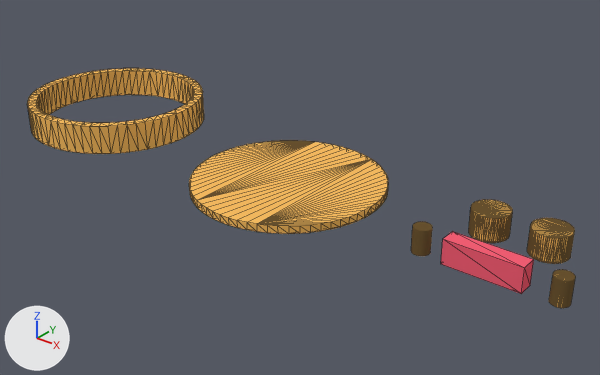
One commit to the Blender file 4. Joining Objects.blend: the scene before it, then after it.
Both versions are drawn from a camera (50 mm lens) standing at (121.1, -146.8, 91.7) and looking at (1.7, 2.5, -0.9). The lights are fixed; the arrows at lower left show +X, +Y and +Z. The picture after the commit comes second. Mesh edges are drawn as thin lines.

The first picture shows 'obj_0', 'obj_0.001', 'obj_0.002', 'obj_0.003', 'obj_0.004', 'obj_0.005', 'obj_0.006'.
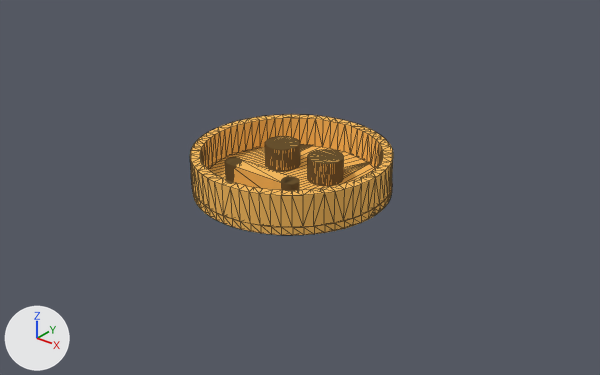
Changed parts and their boxes (x1, y1, x2, y2) in the pictures (600 x 375 px):
'obj_0.003', reshaped, moved (117% wider, 94% taller): before (441, 232, 534, 294); after (190, 114, 393, 235)
'obj_0.004', deleted (orange): before (189, 141, 388, 234)
'obj_0', deleted (orange): before (27, 68, 204, 154)
'obj_0.001', deleted (orange): before (527, 218, 574, 264)
'obj_0.005', deleted (orange): before (469, 200, 512, 243)
'obj_0.002', deleted (orange): before (549, 270, 575, 308)
'obj_0.006', deleted (orange): before (411, 222, 432, 256)
part 1 of me_obj_0_003, added: after (282, 177, 299, 190)
part 2 of me_obj_0_003, added: after (225, 158, 241, 180)
part 3 of me_obj_0_003, added (orange): after (308, 150, 343, 186)
part 4 of me_obj_0_003, added (orange): after (193, 145, 392, 235)
part 5 of me_obj_0_003, added (orange): after (265, 136, 300, 171)
part 6 of me_obj_0_003, added (orange): after (190, 114, 393, 227)
part 7 of me_obj_0_003, recoloured: before (441, 232, 534, 294); after (228, 159, 294, 190)

The change, as a diff of the scene's bpy script:
```diff
--- a/4. Joining Objects.blend.py
+++ b/4. Joining Objects.blend.py
@@ me_obj_0_003 @@
 # used by ob_obj_0_003; location = (60.0, -10.5, 5.0); rotation_euler = (3.142, 3.142, -3.142), in degrees (180, 180, -180)
-me_obj_0_003.from_pydata(...)  # 8 vertices, 12 faces; spans x -9.0..9.0, y -2.0..2.0, z -3.0..3.0
+me_obj_0_003.from_pydata(...)  # 904 vertices, 1784 faces; spans x -24.1..26.0, y -14.5..35.5, z -5.0..5.0
+# me_obj_0_003 part 1: a new loose piece, a 64-sided cylinder along z spanning x 7.0..11.0, y -2.0..2.0, z -3.0..3.0, in mat_color_16089887 (orange #fbbe62)
+# me_obj_0_003 part 2: a new loose piece, a 64-sided cylinder along z spanning x -11.1..-7.1, y -2.0..2.0, z -3.0..3.0, in mat_color_16089887 (orange #fbbe62)
+# me_obj_0_003 part 3: a new loose piece, a 64-sided cylinder along z spanning x 2.5..11.4, y 12.0..20.9, z -3.0..3.0, in mat_color_16089887 (orange #fbbe62)
+# me_obj_0_003 part 4: a new loose piece, a 64-sided cylinder along z spanning x -24.0..26.0, y -14.5..35.5, z -5.0..-3.0, in mat_color_16089887 (orange #fbbe62)
+# me_obj_0_003 part 5: a new loose piece, a 64-sided cylinder along z spanning x -11.5..-2.6, y 12.0..20.9, z -3.0..3.0, in mat_color_16089887 (orange #fbbe62)
+# me_obj_0_003 part 6: a new loose piece of 256 vertices spanning x -24.1..25.9, y -14.5..35.5, z -3.0..5.0, in mat_color_16089887 (orange #fbbe62)
+# me_obj_0_003 part 7: 12 faces spanning x -9.0..9.0, y -2.0..2.0, z -3.0..3.0 switch from mat_color_15277357 (red #f55f74) to mat_color_16089887 (orange #fbbe62)
@@ ob_obj_0 @@
-ob_obj_0 = bpy.data.objects.new('obj_0', me_obj_0)
-ob_obj_0.location = (-65.0, 0.0, 6.0)
-ob_obj_0.rotation_euler = (3.142, 3.142, -3.142)  # degrees (180, 180, -180)
@@ ob_obj_0_001 @@
-ob_obj_0_001 = bpy.data.objects.new('obj_0.001', me_obj_0_001)
-ob_obj_0_001.location = (66.6, 5.9, 5.0)
-ob_obj_0_001.rotation_euler = (3.142, 3.142, -3.142)  # degrees (180, 180, -180)
@@ ob_obj_0_002 @@
-ob_obj_0_002 = bpy.data.objects.new('obj_0.002', me_obj_0_002)
-ob_obj_0_002.location = (76.0, -10.5, 5.0)
-ob_obj_0_002.rotation_euler = (3.142, 3.142, -3.142)  # degrees (180, 180, -180)
@@ ob_obj_0_003 @@
 ob_obj_0_003 = bpy.data.objects.new('obj_0.003', me_obj_0_003)
-ob_obj_0_003.location = (60.0, -10.5, 5.0)
+ob_obj_0_003.location = (0.1, -10.5, 5.0)
 ob_obj_0_003.rotation_euler = (3.142, 3.142, -3.142)  # degrees (180, 180, -180)
@@ ob_obj_0_004 @@
-ob_obj_0_004 = bpy.data.objects.new('obj_0.004', me_obj_0_004)
-ob_obj_0_004.location = (0.0, 0.0, 1.0)
-ob_obj_0_004.rotation_euler = (3.142, 3.142, -3.142)  # degrees (180, 180, -180)
@@ ob_obj_0_005 @@
-ob_obj_0_005 = bpy.data.objects.new('obj_0.005', me_obj_0_005)
-ob_obj_0_005.location = (52.6, 5.9, 5.0)
-ob_obj_0_005.rotation_euler = (3.142, 3.142, -3.142)  # degrees (180, 180, -180)
@@ ob_obj_0_006 @@
-ob_obj_0_006 = bpy.data.objects.new('obj_0.006', me_obj_0_006)
-ob_obj_0_006.location = (45.0, -10.5, 5.0)
-ob_obj_0_006.rotation_euler = (3.142, 3.142, -3.142)  # degrees (180, 180, -180)
```
